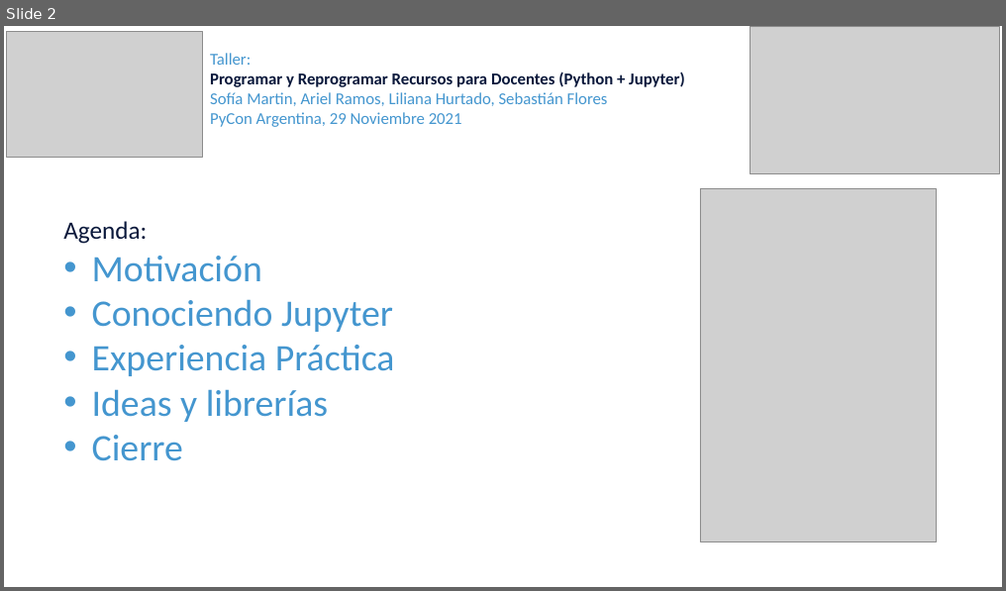
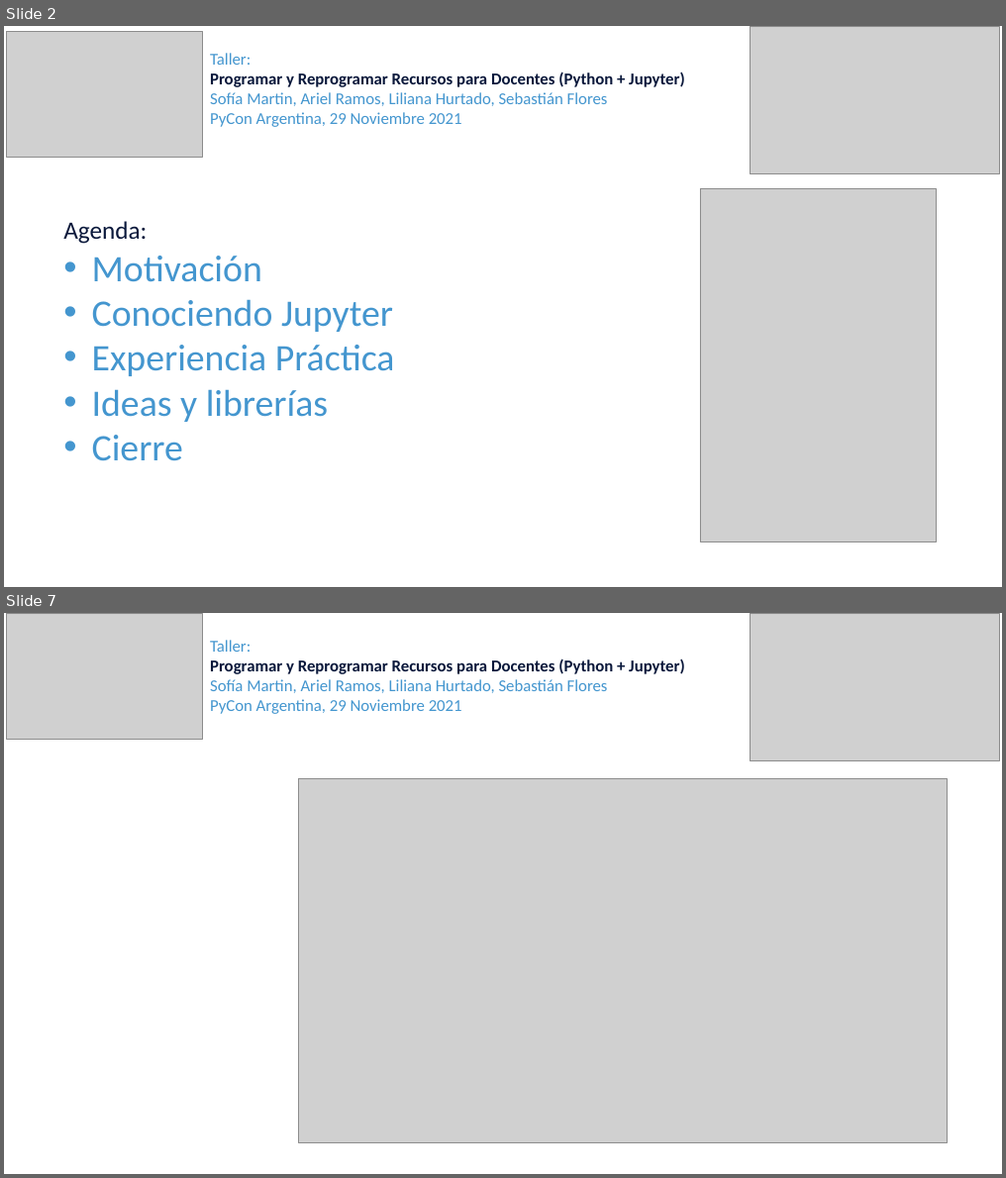
Before and after one commit to sebastiandres/pycon_ar, a slide deck: Parte1-Liliana-Motivacion.pptx. Shown one above the other, each under a label of ours: slide 2 before the commit, slides 2 and 7 after it; the slides between them are not shown. The pictures are 1006x591 and 1006x1178 pixels, drawn with LibreOffice and Linux fonts; fonts in the diff are those of the drawing; grey boxes stand for pictures. Boxes give left, top, right and bottom in pixels: in the first picture for what was removed or moved away, otherwise in the second. Text is boxed around its words. In the diff, an @@ line names an element or a change of style, - is before the commit and + after.

```diff
--- a/Parte1-Liliana-Motivacion.pptx
+++ b/Parte1-Liliana-Motivacion.pptx
@@ slide 7 added at bbox=[4, 613, 1002, 1174], background #FFFFFF @@
@@ picture added at bbox=[7, 614, 203, 740] @@
@@ text added at bbox=[210, 640, 685, 714], 16 pt, text #4496CF @@
+Taller:
+Programar y Reprogramar Recursos para Docentes (Python + Jupyter)
+Sofía Martin, Ariel Ramos, Liliana Hurtado, Sebastián Flores
+PyCon Argentina, 29 Noviembre 2021
@@ picture added at bbox=[749, 613, 999, 761] @@
@@ picture added at bbox=[299, 779, 947, 1144] @@
```
Also in this commit, not shown: 3 slides changed, 3 other slides added, 1 other file.
